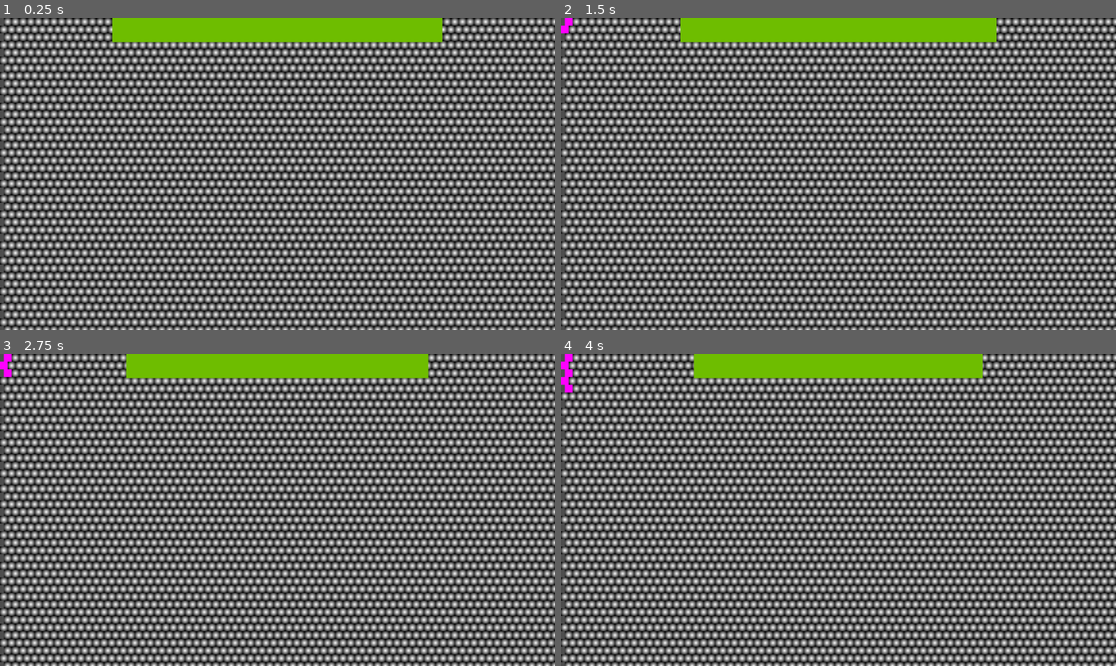
Above: before the commit, frames 1-4 (two rows, left to right).
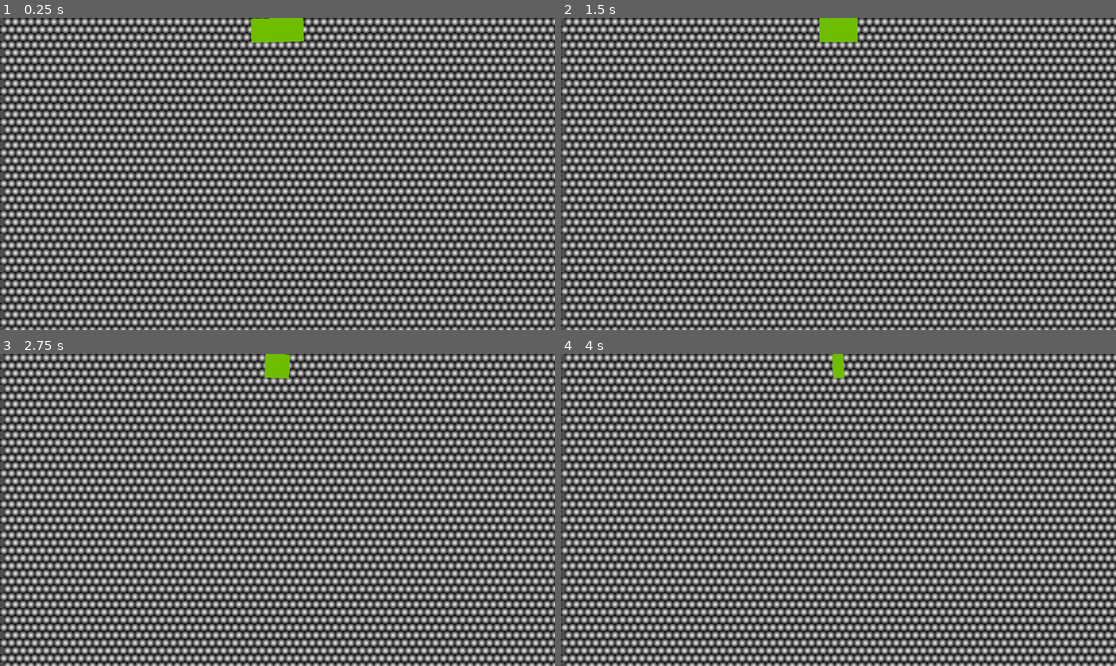
Above: after the commit, the same moments.

Repository: snappy-cobra/GGJ25
Game: Godot game, scene res://scenes/world.tscn
The game is run twice, just before and just after one commit, with the same random seed, the same clock (stepped at 60 frames per second) and the same inputs.
Inputs (mouse positions are in pixels of both pictures, inside the frame that each line leads up to):
- Up to frame 1 (0.25 s): no input
- Up to frame 2 (1.5 s): tap Enter at 0.5 s; move the mouse to (566, 21) at 0.52 s; click (566, 21) at 0.67 s; tap Space at 1.25 s; move the mouse to (566, 30) at 1.27 s; click (566, 30) at 1.42 s
- Up to frame 3 (2.75 s): move the mouse to (5, 372) at 2.02 s; click (5, 372) at 2.17 s
- Up to frame 4 (4 s): tap Enter at 2.75 s; move the mouse to (566, 382) at 2.77 s; click (566, 382) at 2.92 s; tap Space at 3.5 s; move the mouse to (566, 388) at 3.52 s; click (566, 388) at 3.67 s

The runs differ from the first frame. In frame 1, 3.9% of the frame differs, in the area x 20-80%, y 0-9%; in frame 2, 4.0%; in frame 3, 4.0%; in frame 4, 4.1%, in the area x 0-76%, y 0-13%.

Commit message:
lots of logic changes. Implemented real tapping. Still using bs mocks for players and teams.

Diff:
--- a/game/code/bubble.gd
+++ b/game/code/bubble.gd
@@ -9,7 +9,7 @@
 var popped_by: Player.Team
 
 const bubble_scene = preload("res://scenes/bubble.tscn")
-@onready var logic: GameLogic = $GameLogic
+# @onready var logic: GameLogic = get_node("World/GameLogic")
 
 static func create(pos: Vector2i, taps_required: int) -> Bubble:
 	var bubble: Bubble = bubble_scene.instantiate()
@@ -26,8 +26,7 @@
 	value = taps_required
 
 func tapped(player: Player) -> void:
-	emit_signal("tapped", self, player)
-
+	get_node("../../GameLogic").tapped(self as Bubble, player, pop)
 
 func pop(player: Player) -> void:
 	$Unpopped.hide()
@@ -37,7 +36,7 @@
 
 func _on_debug_input_input_event(viewport: Node, event: InputEvent, shape_idx: int) -> void:
 	if event is InputEventMouseButton:
-		pop(get_node("../../Players").debug_player)
+		tapped(get_node("../../Players").debug_player)
 
 func view_json() -> Dictionary:
 	return {"taps": taps, "taps_max": taps_max, "popped_by": popped_by.id}
--- a/game/code/players.gd
+++ b/game/code/players.gd
@@ -5,9 +5,9 @@
 signal enough_players_joined(players: Array[Player])
 
 var teams: Array[Player.Team] = [
-	Player.Team.new("RED", Color(1, 0, 0)),
+	Player.Team.new("debug", Color(1, 0, 0)),
 	Player.Team.new("GREEN", Color(0, 1, 0)),
-	Player.Team.new("BLUE", Color(0, 0, 1))
+	# Player.Team.new("BLUE", Color(0, 0, 1))
 ]
 var next_team: int = 0
 var debug_player: Player = Player.create("debug", "debug", Player.Team.new("debug", Color(1, 0, 1)))
@@ -27,7 +27,7 @@
 		return res
 
 func _ready() -> void:
-	player_join("1")
+	player_join(debug_player.id)
 	player_join("2")
 
 func player_join(id: String) -> EmptyResult:
@@ -63,6 +63,7 @@
 
 
 func assign_teams(preferredTeamsNumber: int = 2) -> void:
-	var size = teams.size()
+	var i = 0
 	for p in players:
-		p.team = teams[size % preferredTeamsNumber]
+		p.team = teams[i % preferredTeamsNumber]
+		i = i+1
--- a/game/scenes/game_logic.gd
+++ b/game/scenes/game_logic.gd
@@ -1,9 +1,7 @@
 extends Node
 class_name GameLogic
 
-signal tapped(bubble: Bubble, player: Player)
 signal game_started(value_grid: Array)
-signal game_over()
 
 enum GameState { Lobby, Active } # game result is to be displayed on top in lobby UI
 
@@ -26,7 +24,8 @@
 	print("GameLogic:: Game started!")
 	scores = {}
 	for p in players:
-		scores[p] = 0
+		print("Score init for team " + p.team.id)
+		scores[p.team.id] = 0
 
 	state = GameState.Active
 
@@ -41,20 +40,19 @@
 	game_started.emit(value_grid) # to json?
 	pass
 
-func _on_timer_bar_game_over() -> void:
-	state = GameState.Lobby
-	print("GameLogic:: Game finished!")
-
-func check_tap_popped(bubble: Bubble, player: Player) -> void:
+var pop: Callable
+func tapped(bubble: Bubble, player: Player, bubCallback: Callable) -> void:
+	pop = bubCallback
 	var popped = bubble_tapped(bubble, player)
 	if (popped):
 		popped(bubble.value, player)
 
 func bubble_tapped(bubble: Bubble, player: Player) -> bool:
-	if bubble.popped:
+	if bubble.popped_by != null:
 		# punish the player who tapped too late?
 		# respond with corresponding sound/animation
 		return false
+	print( str(bubble.pos.x)+ ":"+ str(bubble.pos.y) +" tapped!")
 	bubble.taps += 1
 	player_tapped(player)
 	if bubble.taps >= bubble.taps_max:
@@ -62,11 +60,13 @@
 	return false
 
 func player_tapped(player: Player) -> void:
-	inactive[player] = 0
-
+	#inactive[player] = 0
+	pass
 
 func popped(value: int, player: Player) -> void:
 	add_score(get_score_for(value), player.team.id)
+	# TODO - bubble.pop()
+	pop.call(player)
 	pass
 
 func get_score_for(base_taps: int) -> int:
@@ -99,3 +99,8 @@
 
 func calc_punish_inactive(inactive_time: float, delta: float) -> int:
 	return delta *(min(6, inactive_time) - 1) # grows very fast after 1 second of inactivity, up 5 per second
+
+
+func _on_timer_bar_game_over() -> void:
+	state = GameState.Lobby
+	print("GameLogic:: Game finished!")
--- a/game/scenes/world.tscn
+++ b/game/scenes/world.tscn
@@ -31,4 +31,5 @@
 [connection signal="player_leave" from="PhoenixInput" to="." method="_on_player_leave"]
 [connection signal="tap" from="PhoenixInput" to="." method="_on_tap"]
 [connection signal="enough_players_joined" from="Players" to="." method="_on_players_enough_players_joined"]
+[connection signal="game_over" from="TimerBar" to="GameLogic" method="_on_timer_bar_game_over"]
 [connection signal="game_started" from="GameLogic" to="Bubbles" method="_on_game_logic_game_started"]
--- a/game/timer_bar.gd
+++ b/game/timer_bar.gd
@@ -5,7 +5,7 @@
 signal game_over()
 
 var round_time: float = 0
-var round_limit: float = 60
+var round_limit: float = 10
 var window_size = DisplayServer.window_get_size()
 var is_tweening = false
 var tween:Tween
@@ -32,7 +32,9 @@
 
 	round_time += delta * 2
 	if round_time >= round_limit:
+		print("GAME OVER!")
 		game_over.emit()
+		set_process(false)
 		return
 	var factor_remaining:float = (round_limit-round_time) / 100
 
@@ -44,5 +46,4 @@
 	# ends in the center
 	var x = floor((window_size.x - rect.get_size().x)/2)
 	rect.set_position(Vector2(x, 0))
-
 	pass
Not shown, added: bubbleserver/mix.bat.txt
